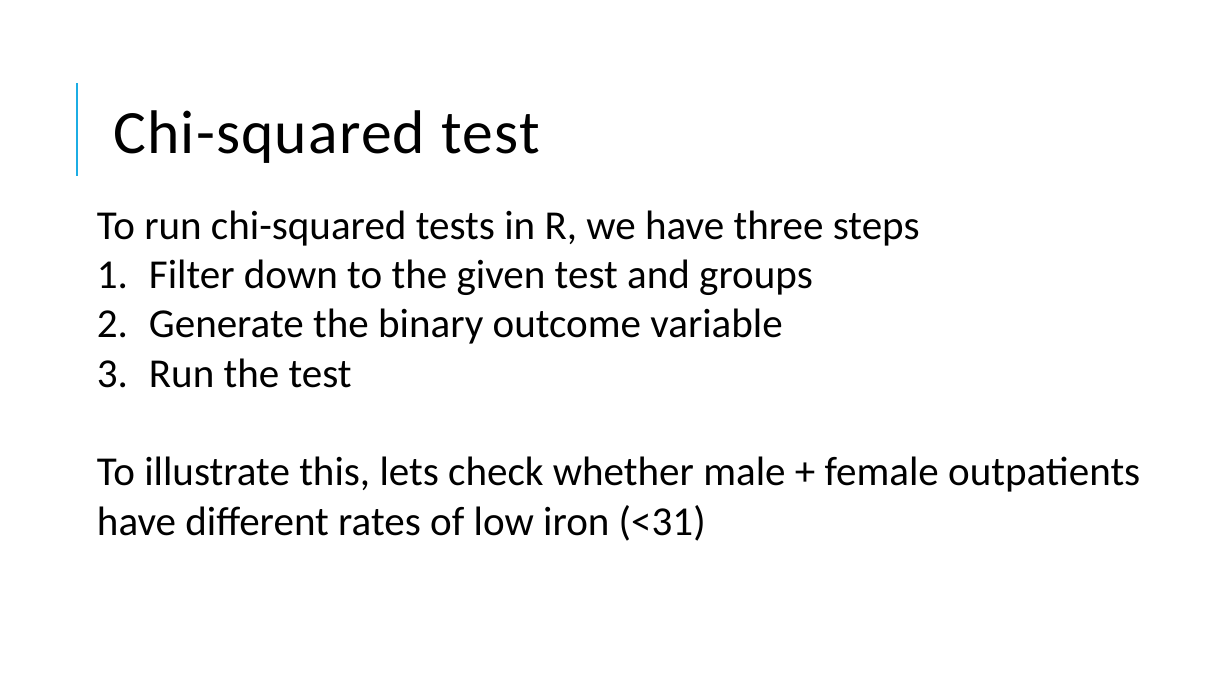
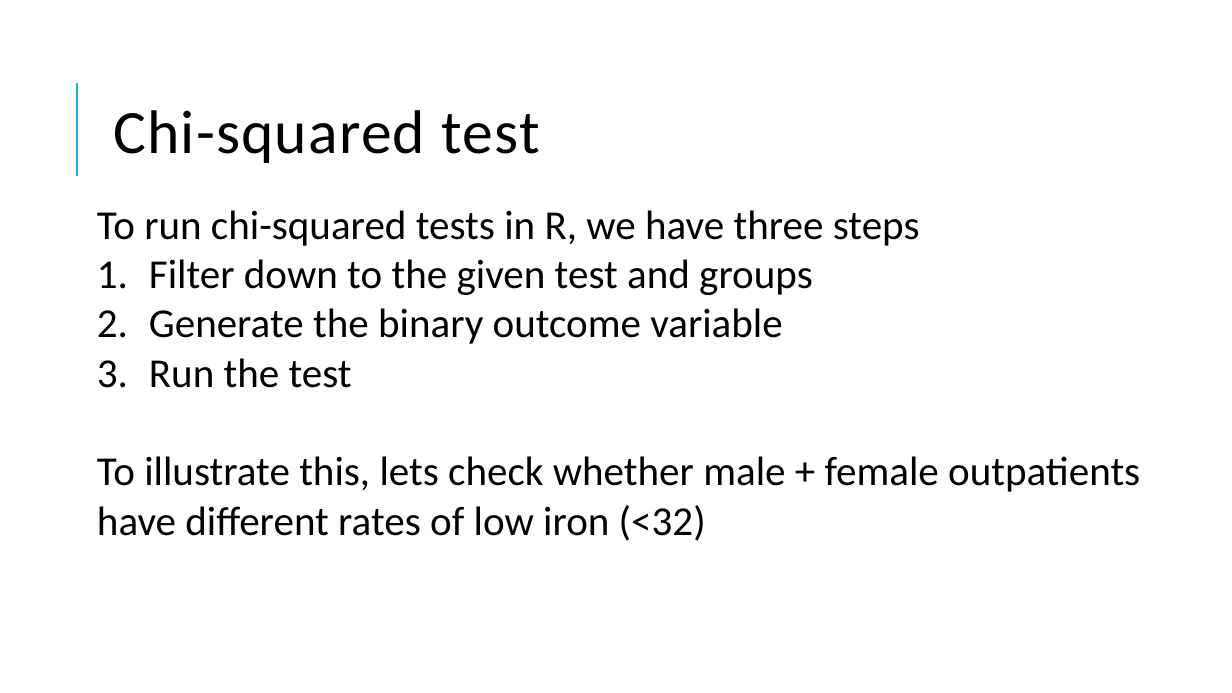
Before and after one commit to pcmathias/MSACL-data-literacy, a slide deck: slide 36 of presentations/DS 100 - Statistics Fundamentals.pptx. Drawn at 1232x693 pixels with LibreOffice and Linux fonts; fonts in the diff are those of the drawing. Boxes give left, top, right and bottom in pixels: in the first picture for what was removed or moved away, otherwise in the second. Text is boxed around its words. In the diff, an @@ line names an element or a change of style, - is before the commit and + after.

```diff
--- a/presentations/DS 100 - Statistics Fundamentals.pptx
+++ b/presentations/DS 100 - Statistics Fundamentals.pptx
@@ text at box(97, 456, 1140, 541): text changed @@
-To illustrate this, lets check whether male + female outpatients have different rates of low iron (<31)
+To illustrate this, lets check whether male + female outpatients have different rates of low iron (<32)
```
Also in this commit, not shown: 8 other slides changed, 11 slides added, 3 slides removed, 4 other files.
